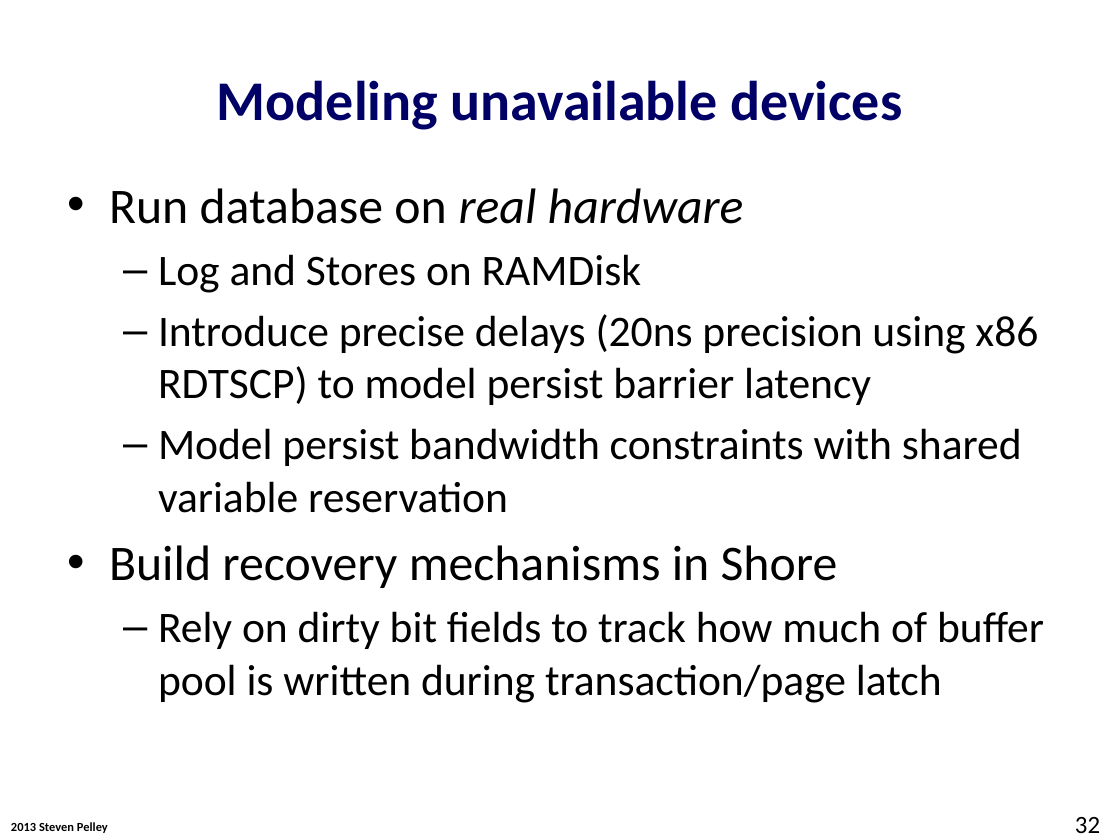
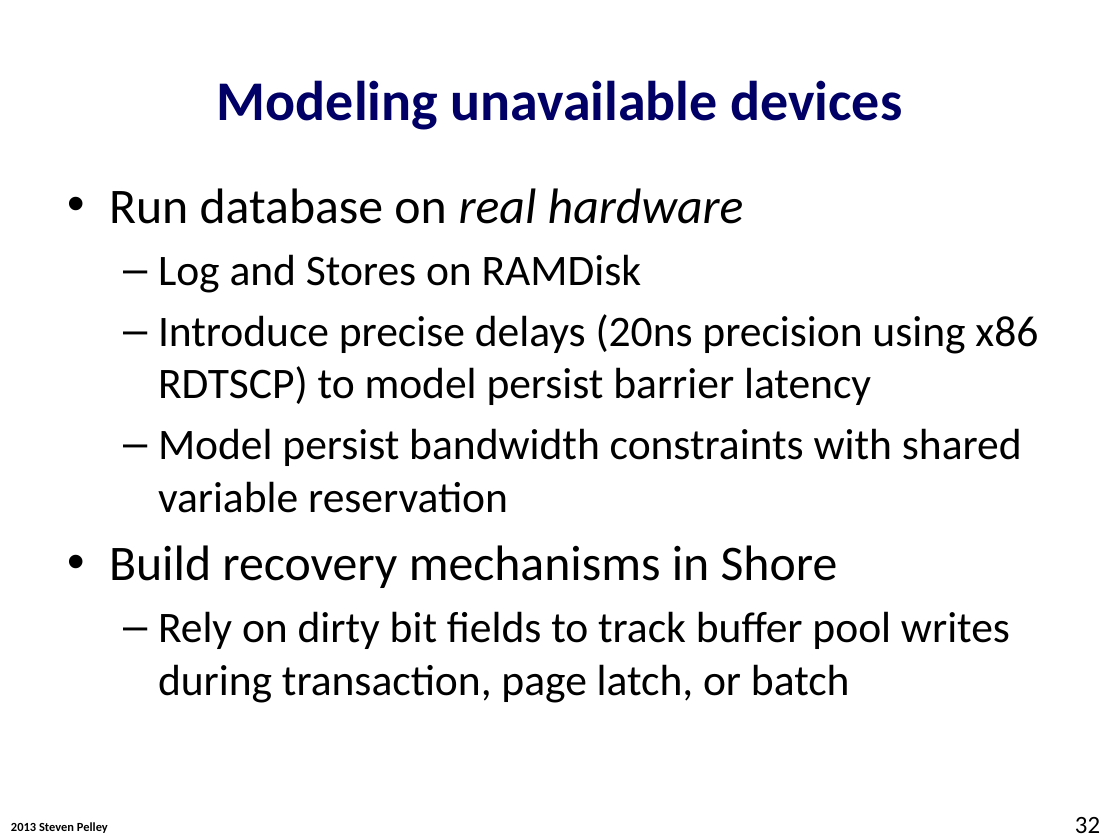
Before and after one commit to Abulila/dissertation, a slide deck: slide 32 of proposal/proposal.pptx. Drawn at 1120x840 pixels with LibreOffice and Linux fonts; fonts in the diff are those of the drawing; background and template pictures are left out. Boxes give left, top, right and bottom in pixels: in the first picture for what was removed or moved away, otherwise in the second. Text is boxed around its words. In the diff, an @@ line names an element or a change of style, - is before the commit and + after.

```diff
--- a/proposal/proposal.pptx
+++ b/proposal/proposal.pptx
@@ text at [158,611,1010,703]: text changed @@
-  – Rely on dirty bit fields to track how much of buffer pool is written during transaction/page latch
+  – Rely on dirty bit fields to track buffer pool writes during transaction, page latch, or batch
```
Also in this commit, not shown: 11 other slides changed.
